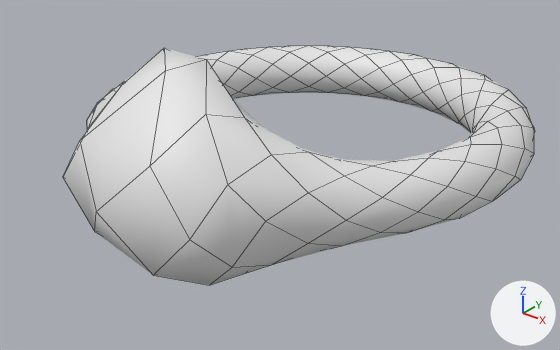
Renders of the FBX model Assets/Robgrave/Meshes/items/val_ring.fbx from each side of a commit.
Rendered twice from a 50 mm camera at (1.409, -1.911, 0.954) aimed at (0.052, -0.214, -0.098). The lights are fixed; the arrows at lower right show +X, +Y and +Z. Mesh edges are drawn as thin lines. Where no turn or scale is listed for an object, it has been applied to the vertices.

The first picture shows 'Ring_lp'.
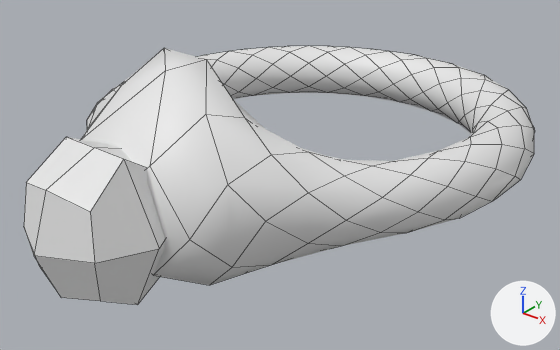
Where the newer file only moved an object's origin or applied its transform, the numbers keep the older frame.

What differs and where, as boxes [x1, y1, x2, y2] in the pictures (560 x 350 px):
```json
{"object": "Ring_lp", "change": "reshaped", "before": [63, 46, 535, 285], "after": [24, 46, 535, 305], "on screen": "8% wider, 8% taller"}
{"part": 1, "of": "me_torus_002", "change": "added", "after": [24, 137, 165, 305]}
```

Edits to the scene script, one JSON object a line:
```json
{"op": "add", "block": "mat_ring_sapphire", "code": ["mat_ring_sapphire = principled_material('ring_sapphire')", "mat_ring_sapphire.base_color = (0.8, 0.8, 0.8)  # white #e7e7e7"]}
{"block": "me_torus_002", "where": "# used by ob_ring_lp; location = (0.0, 0.0, 0.0)"}
{"op": "remove", "block": "me_torus_002", "code": "me_torus_002.from_pydata(...)  # 288 vertices, 288 faces; spans x -0.71..0.71, y -0.86..0.71, z -0.3..0.35"}
{"op": "add", "block": "me_torus_002", "code": "me_torus_002.from_pydata(...)  # 314 vertices, 312 faces; spans x -0.71..0.71, y -1.06..0.71, z -0.3..0.35"}
{"block": "me_torus_002", "change": "me_torus_002 part 1: a new loose piece of 26 vertices spanning x -0.2..0.2, y -1.06..-0.66, z -0.2..0.2, in mat_ring_sapphire (white #e7e7e7)"}
{"op": "add", "block": "me_torus_002", "code": "me_torus_002.materials.append(mat_ring_sapphire)  # white #e7e7e7"}
```
